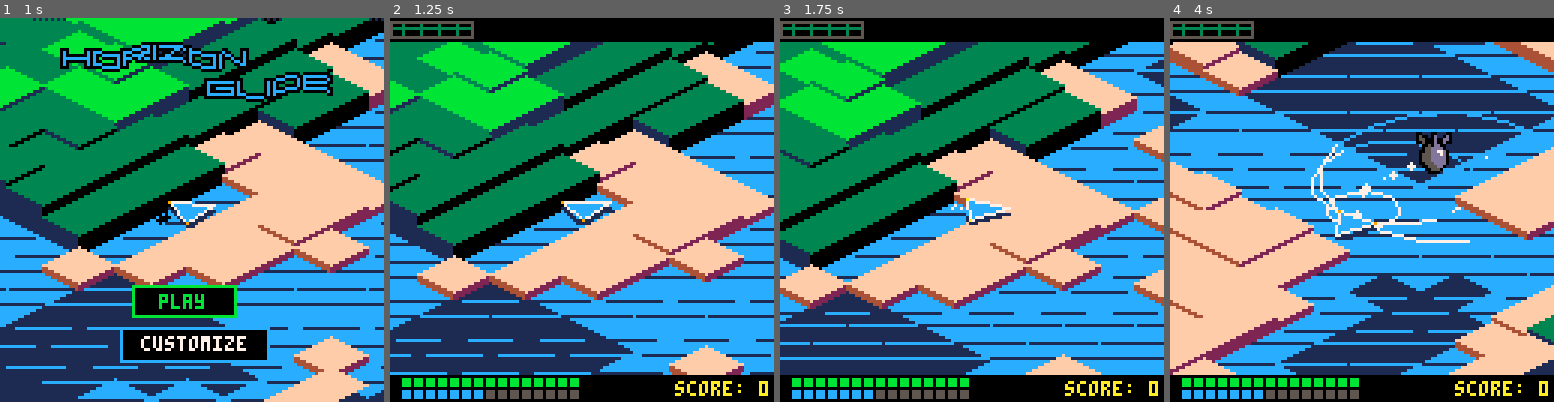
Above: before the commit, frames 1-4 (left to right).
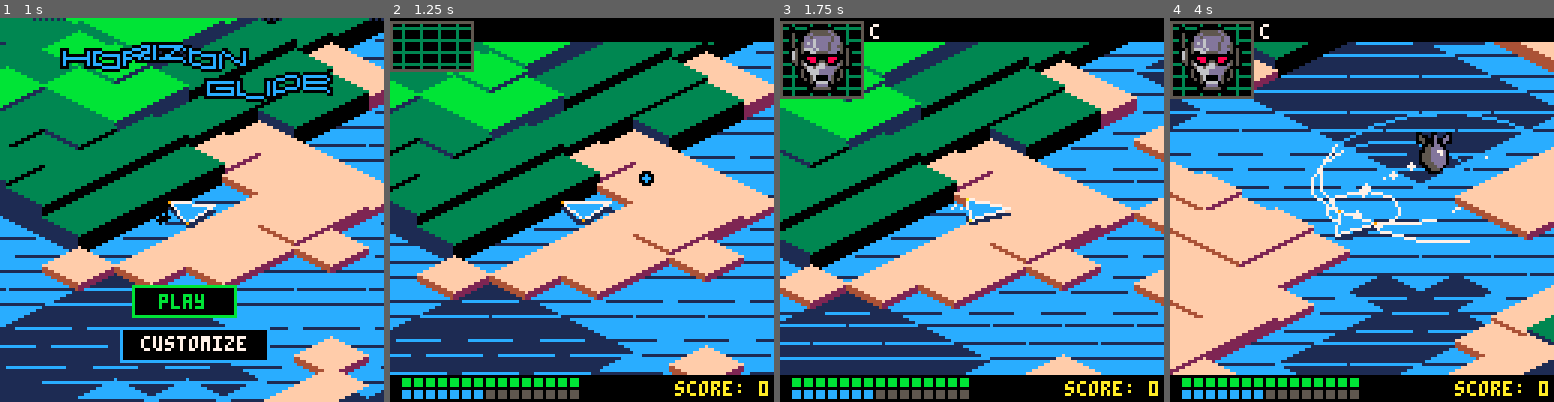
Above: after the commit, the same moments.

Repository: EBonura/horizon-glide
Game: PICO-8 cartridge v0.14.p8
Two runs of this game, one before a commit and one after it. Both use one fixed random seed, a clock stepped at 60 frames per second and the inputs below.
Inputs:
- Up to frame 1 (1 s): tap X (X key) at 0.33 s
- Up to frame 2 (1.25 s): tap X (X key) at 1.07 s
- Up to frame 3 (1.75 s): hold Right from 1.6 s (still down)
- Up to frame 4 (4 s): tap X (X key) at 1.85, 2.97 s; release Right at 2.1 s; hold Up 2.15-2.42 s; hold Right 2.47-3.03 s; hold Left 3.08-3.58 s; hold Down 3.63-3.97 s

Frame 1 is identical in both runs. In frame 2, 1.9% of the frame differs, in the area x 0-69%, y 4-44%; in frame 3, 3.6%; in frame 4, 3.8%, in the area x 0-26%, y 1-22%.

Commit message:
death screen

Diff:
--- a/v0.14.p8
+++ b/v0.14.p8
@@ -543,7 +543,7 @@
     player_ship.hp = player_ship.max_hp
 
     -- prevent immediate shooting
-    player_ship.last_shot_time = time()
+    player_ship.last_shot_time = 0
 
     -- Update tiles for full view range
     tile_manager:update_player_position(player_ship.x, player_ship.y)
@@ -921,7 +921,7 @@
 function gm:reset()
     self.state="idle"
     self.current_event=nil
-    self.idle_start_time=time()
+    self.idle_start_time=nil
     self.next_event_index=1
     self.player_score=0
     self.display_score=0
@@ -929,6 +929,30 @@
 end
 
 function gm:update()
+    -- tutorial (minimal tokens)
+    if not self.tut then
+        local moved=(abs(player_ship.vx)+abs(player_ship.vy))>0.01
+        local shot=player_ship.last_shot_time and player_ship.last_shot_time>0
+        local collected=player_ship.ammo>50
+
+        -- debug output
+        printh("moved: "..tostr(moved).." | shot: "..tostr(shot).." | collected: "..tostr(collected).." | ammo: "..player_ship.ammo)
+
+        if not moved then
+            ui_say("arrow keys to move",99,7)
+        elseif not shot then
+            ui_say("❎ to shoot",99,7)
+        elseif not collected then
+            ui_say("collect ammo",99,7)
+        else
+            self.tut=true
+            ui_say("",0,7)  -- clear
+            self.idle_start_time=time()  -- start idle timer now
+        end
+        return  -- skip events during tutorial
+    end
+
+    -- original update code
     if self.state=="idle" then
         if time()-self.idle_start_time>=self.idle_duration then
             self:start_random_event()
@@ -1194,6 +1218,7 @@
         ai_phase = is_enemy and rnd(6) or 0,
         max_ammo = is_enemy and 9999 or 100,
         ammo = is_enemy and 9999 or 50,
+        last_shot_time = 0
     }, ship)
 end
 
